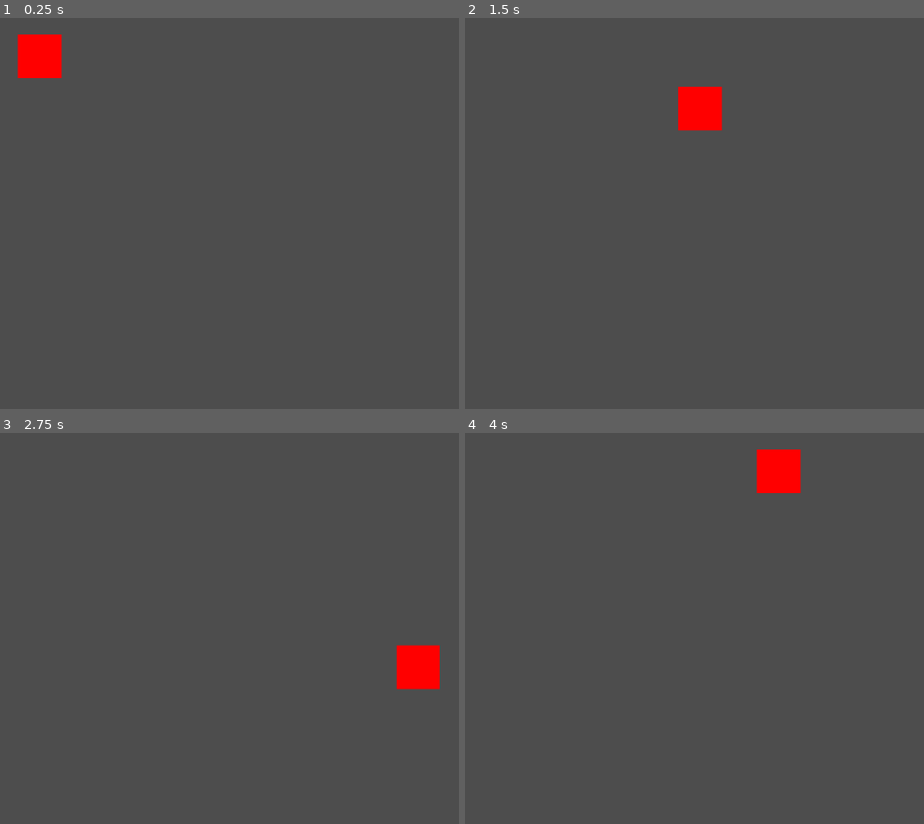
Above: before the commit, frames 1-4 (two rows, left to right).
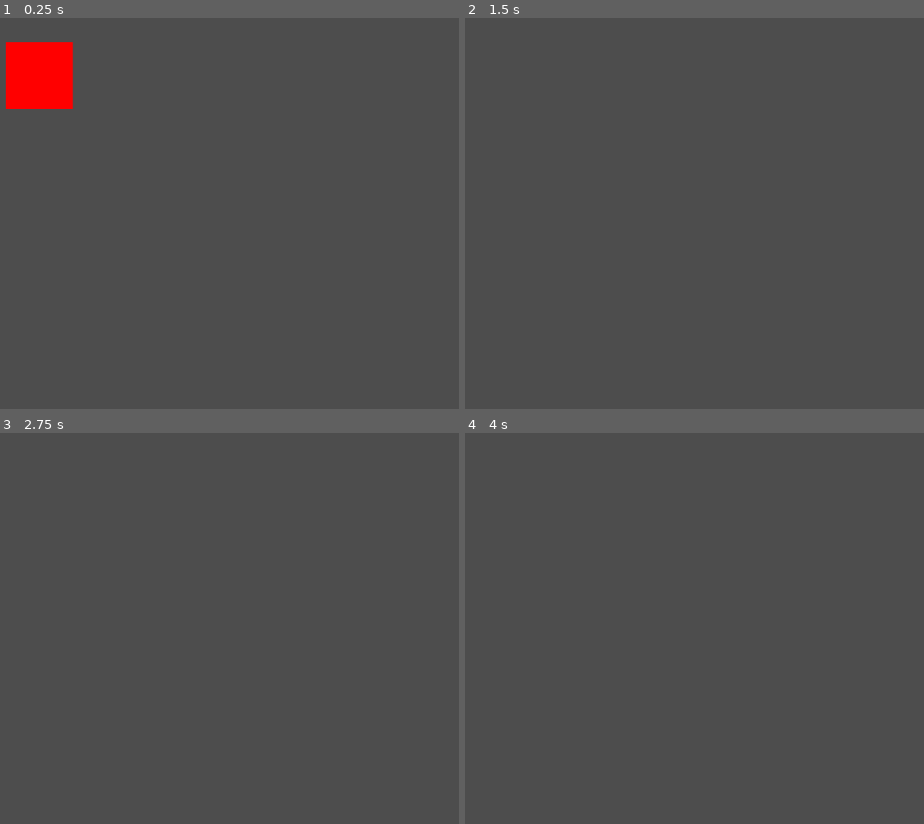
Above: after the commit, the same moments.

Repository: oflatt/cook-for-your-life
Game: Godot game, scene res://main.tscn
Same seed, same stepped clock (60 frames per second), same inputs: the game is played once before the commit and once after it.
Inputs:
- Up to frame 1 (0.25 s): no input
- Up to frame 2 (1.5 s): hold Right (ui_right) 0.53-1.28 s; hold Down (ui_down) from 1.28 s (still down)
- Up to frame 3 (2.75 s): release Down (ui_down) at 2.03 s; hold Right (ui_right) from 2.03 s (still down)
- Up to frame 4 (4 s): release Right (ui_right) at 2.78 s; hold Up (ui_up) 2.78-3.53 s; hold Left (ui_left) from 3.53 s (still down)

The runs differ from the first frame. In frame 1, 1.9% of the frame differs, in the area x 1-17%, y 4-24%; in frame 2, 1.1%; in frame 3, 1.1%; in frame 4, 1.1%.

Commit message:
made level class

Diff:
--- /dev/null
+++ b/level.gd
@@ -0,0 +1,37 @@
+
+# level class to hold objects in a level
+extends Node2D
+
+# This class is responsible for creating the level and adding objects to it.
+
+var player : RigidBody2D
+
+func _ready():
+  # set position to top left
+  self.position = Vector2.ZERO
+
+  var image = Image.create(100, 100, false, Image.FORMAT_RGBA8)
+  image.fill(Color.RED)
+  var tex = ImageTexture.create_from_image(image)
+
+  player = RigidBody2D.new()
+  player.scale = Vector2(1.0, 1.0)
+  player.position = Vector2(0.4, 0.1)
+  player.gravity_scale = 1.0  # default is 1.0
+  player.mass = 1.0
+
+  # create box collision shape
+  var shape = CollisionShape2D.new()
+  var box = RectangleShape2D.new()
+  box.size = Vector2(0.1, 0.1)
+  shape.shape = box
+  player.add_child(shape)
+
+  # add a red player visual
+  var sprite = Sprite2D.new()
+  sprite.texture = tex
+  sprite.scale = Vector2(1.0, 1.0)  # I would expect this to be giant but it's small
+  sprite.offset = Vector2.ZERO
+  player.add_child(sprite)
+
+  add_child(player)
--- a/main.gd
+++ b/main.gd
@@ -1,35 +1,13 @@
 extends Node2D
 
-var square
-var velocity = Vector2.ZERO
+
+const Level = preload("res://level.gd")
+
 
 func _ready():
-	var vp_size = get_viewport_rect().size
-	var scale_factor = vp_size.y
-	self.scale = Vector2(scale_factor, scale_factor)
+  var vp_size = get_viewport_rect().size
+  var scale_factor = vp_size.y
+  self.scale = Vector2(scale_factor, scale_factor)
 
-	var image = Image.create(1, 1, false, Image.FORMAT_RGBA8)
-	image.fill(Color.RED)
-	var tex = ImageTexture.create_from_image(image)
-
-	square = Sprite2D.new()
-	square.texture = tex
-	square.scale = Vector2(0.1, 0.1)
-	square.position = Vector2(0.4, 0.1)
-	add_child(square)
-
-func _physics_process(_delta):
-	velocity = Vector2.ZERO
-	if Input.is_action_pressed("ui_right"):
-		velocity.x += 1
-	if Input.is_action_pressed("ui_left"):
-		velocity.x -= 1
-	if Input.is_action_pressed("ui_down"):
-		velocity.y += 1
-	if Input.is_action_pressed("ui_up"):
-		velocity.y -= 1
-
-	if velocity.length() > 0:
-		velocity = velocity.normalized()
-
-	square.position += velocity * 0.01
+  # make a level
+  add_child(Level.new())
--- /dev/null
+++ b/test.gd
@@ -0,0 +1,37 @@
+extends Node2D
+
+var body : RigidBody2D
+
+func _ready():
+    # Set up normalized coordinate system
+    var vp_size = get_viewport_rect().size
+    var scale_factor = vp_size.y
+    self.scale = Vector2(scale_factor, scale_factor)
+
+    # Create physics body
+    body = RigidBody2D.new()
+    body.position = Vector2(0.4, 0.1)
+    body.gravity_scale = 1.0  # default is 1.0
+    body.mass = 1.0
+    add_child(body)
+
+    # Create collision shape (a box)
+    var shape = CollisionShape2D.new()
+    var box = RectangleShape2D.new()
+    box.size = Vector2(0.1, 0.1)
+    shape.shape = box
+    body.add_child(shape)
+
+    # Add a red square visual
+    var image = Image.new()
+    image.create(1, 1, false, Image.FORMAT_RGBA8)
+    image.fill(Color.RED)
+    var tex = ImageTexture.create_from_image(image)
+
+    var sprite = Sprite2D.new()
+    sprite.texture = tex
+    sprite.scale = Vector2(0.1, 0.1)
+    sprite.offset = Vector2.ZERO
+    body.add_child(sprite)
+
+    print("Rigid body ready!")
Not shown, added: level.gd.uid
Not shown, added: test.gd.uid
